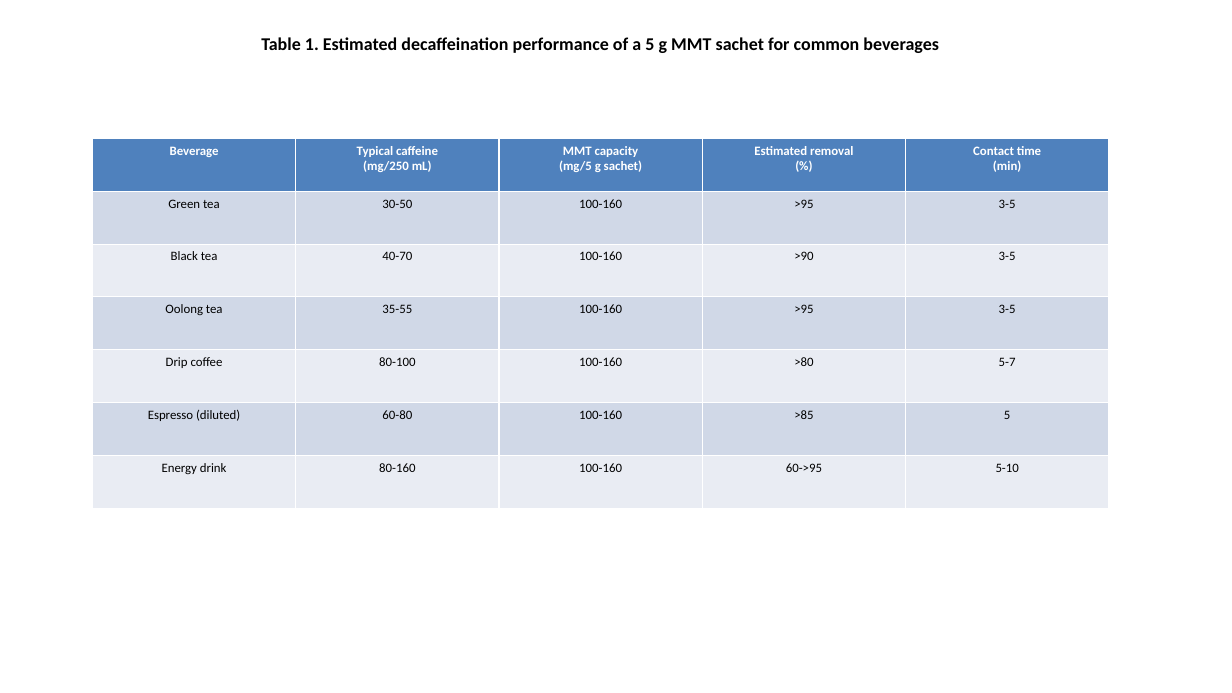
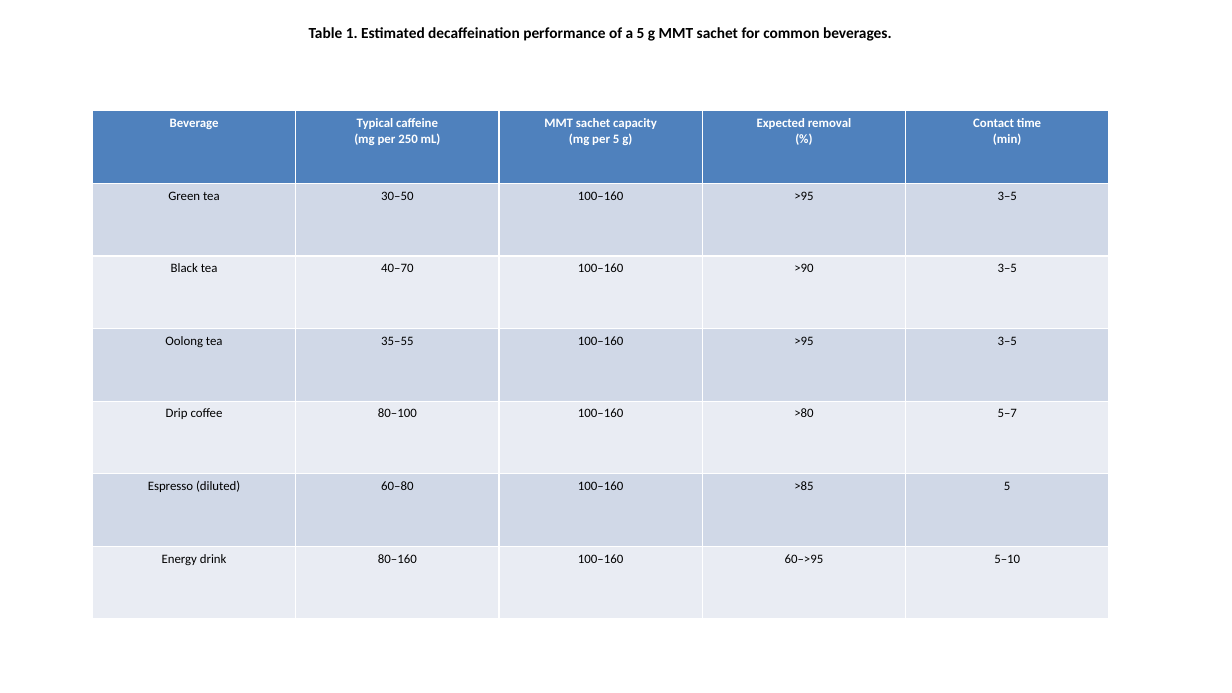
Before and after one commit to bougtoir/heat-accidents-mortality, a slide deck: slide 4 of montmorillonite_decaf/figures_tables.pptx (slide 2 before the commit). Drawn at 1232x693 pixels with LibreOffice and Linux fonts; fonts in the diff are those of the drawing. Boxes give left, top, right and bottom in pixels: in the first picture for what was removed or moved away, otherwise in the second. Text is boxed around its words. In the diff, an @@ line names an element or a change of style, - is before the commit and + after.

```diff
--- a/montmorillonite_decaf/figures_tables.pptx
+++ b/montmorillonite_decaf/figures_tables.pptx
@@ text at [309,27,892,41]: text changed; size 14 to 12 pt @@
-Table 1. Estimated decaffeination performance of a 5 g MMT sachet for common beverages
+Table 1. Estimated decaffeination performance of a 5 g MMT sachet for common beverages.
@@ table at [92,111,1109,619] @@
-row 1: Beverage | Typical caffeine / (mg/250 mL) | MMT capacity / (mg/5 g sachet) | Estimated removal / (%) | Contact time / (min)
+row 1: Beverage | Typical caffeine / (mg per 250 mL) | MMT sachet capacity / (mg per 5 g) | Expected removal / (%) | Contact time / (min)
-row 2: Green tea | 30-50 | 100-160 | >95 | 3-5
+row 2: Green tea | 30–50 | 100–160 | >95 | 3–5
-row 3: Black tea | 40-70 | 100-160 | >90 | 3-5
+row 3: Black tea | 40–70 | 100–160 | >90 | 3–5
-row 4: Oolong tea | 35-55 | 100-160 | >95 | 3-5
+row 4: Oolong tea | 35–55 | 100–160 | >95 | 3–5
-row 5: Drip coffee | 80-100 | 100-160 | >80 | 5-7
+row 5: Drip coffee | 80–100 | 100–160 | >80 | 5–7
-row 6, column 2: 60-80
+row 6, column 2: 60–80
-row 6, column 3: 100-160
+row 6, column 3: 100–160
-row 7: Energy drink | 80-160 | 100-160 | 60->95 | 5-10
+row 7: Energy drink | 80–160 | 100–160 | 60–>95 | 5–10
@@ table: place and size @@
-table at [92,139,1109,508]
+table at [92,111,1109,619]
```
Also in this commit, not shown: 1 other slide changed, 3 slides added, 1 slide removed, 3 other files.
